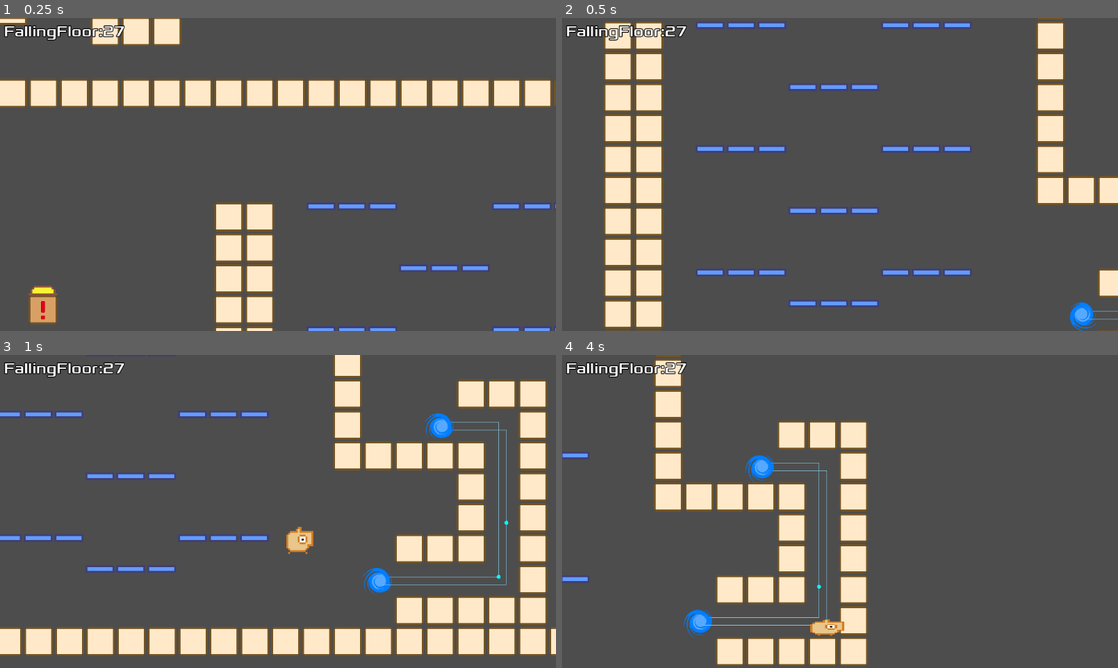
Above: before the commit, frames 1-4 (two rows, left to right).
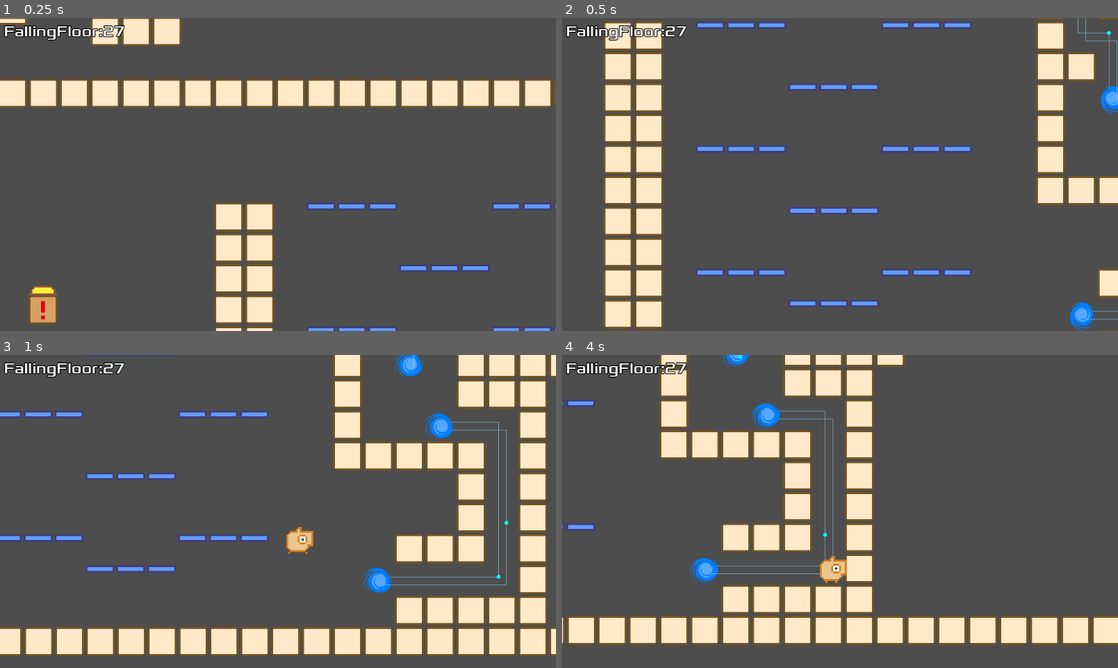
Above: after the commit, the same moments.

Repository: syun77/gd_inovania2
Game: Godot game, scene res://Main.tscn
The game is run twice, just before and just after one commit, with the same random seed, the same clock (stepped at 60 frames per second) and the same inputs.
Inputs (mouse positions are in pixels of both pictures, inside the frame that each line leads up to):
- Up to frame 1 (0.25 s): no input
- Up to frame 2 (0.5 s): no input
- Up to frame 3 (1 s): move the mouse to (400, 495) at 0.52 s; hold Right (ui_right) from 0.53 s (still down); hold Space (action) from 0.53 s (still down); tap Up (ui_up) at 0.77 s
- Up to frame 4 (4 s): move the mouse to (728, 527) at 1.27 s; release Space (action) at 1.28 s; tap Space (action) at 1.35, 2.85 s; tap Up (ui_up) at 1.52, 3.02, 3.77 s; move the mouse to (895, 442) at 2.02 s; release Right (ui_right) at 2.03 s; hold Left (ui_left) 2.03-2.78 s; hold Space (action) 2.03-2.78 s; tap Shift (special) at 2.1 s; move the mouse to (812, 574) at 2.77 s; hold Right (ui_right) from 2.78 s (still down); move the mouse to (1006, 558) at 3.52 s; hold Space (action) from 3.53 s (still down)

Frame 1 is identical in both runs. In frame 2, 0.8% of the frame differs, in the area x 90-100%, y 0-32%; in frame 3, 1.5%; in frame 4, 27%, in the area x 0-100%, y 0-100%.

Commit message:
ワープ渦巻きを調整

Diff:
--- a/gd_inovania2/Main.tscn
+++ b/gd_inovania2/Main.tscn
@@ -16,7 +16,7 @@
 tile_set = ExtResource("1_siuqx")
 format = 2
 layer_0/name = "BackGround"
-layer_0/tile_data = PackedInt32Array(0, 65536, 0, 1, 65536,  …(15336 unchanged characters)…  0, 1572901, 65536, 0, 1638437, 65536, 0)
+layer_0/tile_data = PackedInt32Array(0, 65536, 0, 1, 65536,  …(15336 unchanged characters)…  0, 1572901, 65536, 0, 1638437, 65536, 0, 1245218, 65536, 0, 1245220, 65536, 0, 1179684, 65536, 0, 1114148, 65536, 0, 1114147, 65536, 0, 1048611, 65536, 0, 1048612, 65536, 0, 1310757, 65536, 0, 1310755, 131072, 4, 983077, 131072, 4, 1245221, 131072, 4, 1179686, 65536, 0, 1310758, 65536, 0, 1310759, 65536, 0, 1310760, 65536, 0, 1179688, 65536, 0, 1245224, 65536, 0, 1114152, 65536, 0, 983078, 65536, 0, 1048614, 65536, 0, 1114150, 65536, 0, 1048616, 65536, 0, 1245219, 196608, 4, 1179683, 196608, 4, 1179682, 196608, 4, 1114146, 196608, 4, 1048610, 196608, 4, 983074, 196608, 4, 983075, 196608, 4, 983076, 196608, 4, 983081, 131072, 4, 1245222, 196608, 4, 1245223, 196608, 4, 1179687, 196608, 4, 1114151, 196608, 4, 1048615, 196608, 4, 983079, 196608, 4, 983080, 196608, 4)
 
 [node name="MainLayer" type="CanvasLayer" parent="."]
 follow_viewport_enabled = true
--- a/gd_inovania2/src/gimmic/Vortex.gd
+++ b/gd_inovania2/src/gimmic/Vortex.gd
@@ -87,4 +87,9 @@
 	var player = body as Player
 	# 渦巻きからの相対なので絶対座標に置き換える.
 	var p_list = _pos_list.map(func(a): return a + _grid_pos)
+	# 末尾に飛び出す先を指定する.
+	#var b = p_list.pop_back()
+	#var a = p_list.pop_back()
+	#var c = b + (b - a)
+	#p_list.append_array([a, b, c])
 	player.start_warp(p_list)
--- a/gd_inovania2/src/gimmic/Vortex.tscn
+++ b/gd_inovania2/src/gimmic/Vortex.tscn
@@ -4,7 +4,7 @@
 [ext_resource type="Script" path="res://src/gimmic/Vortex.gd" id="1_kx5nv"]
 
 [sub_resource type="RectangleShape2D" id="RectangleShape2D_j8coh"]
-size = Vector2(64, 64)
+size = Vector2(16, 16)
 
 [node name="Vortex" type="Area2D"]
 position = Vector2(64, 64)
